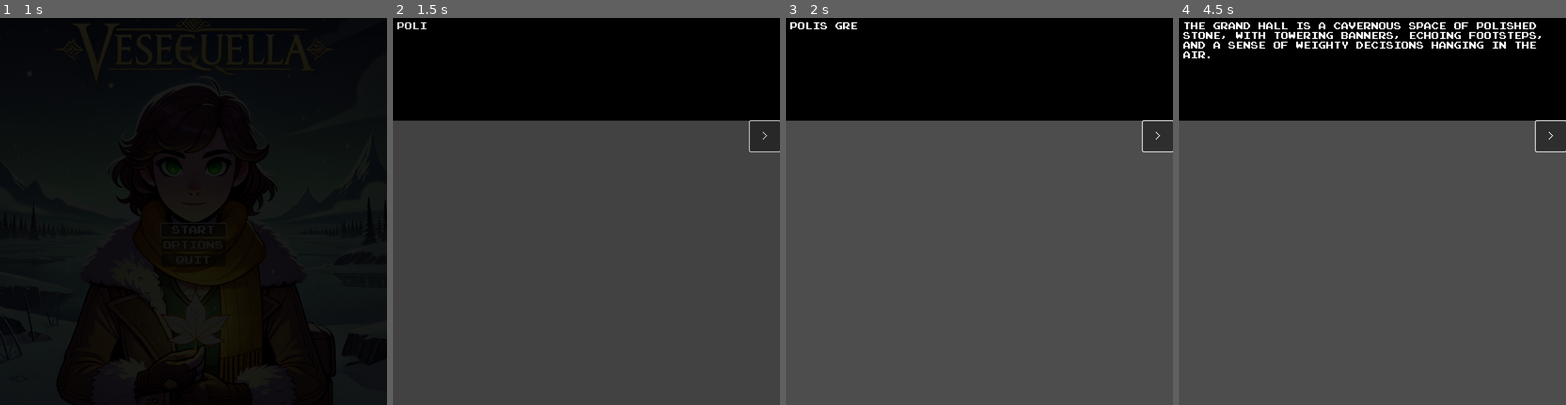
Above: before the commit, frames 1-4 (left to right).
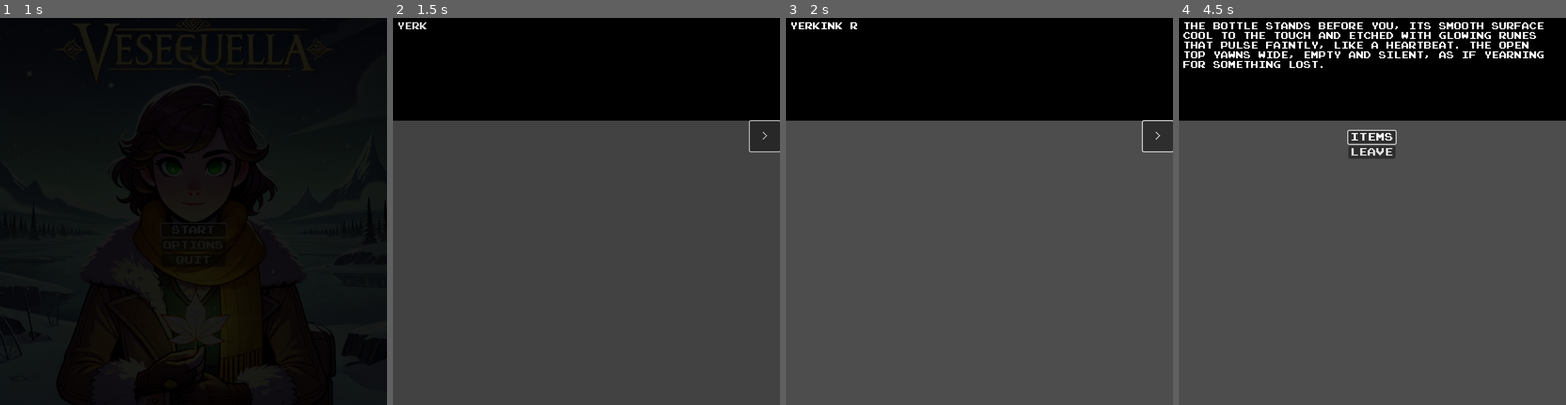
Above: after the commit, the same moments.

Repository: rodriguezric/vesequella
Game: Godot game, scene res://title.tscn
Two runs of this game, one before a commit and one after it. Both use one fixed random seed, a clock stepped at 60 frames per second and the inputs below.
Inputs (mouse positions are in pixels of both pictures, inside the frame that each line leads up to):
- Up to frame 1 (1 s): click "START" at 0.5 s
- Up to frame 2 (1.5 s): click ">" at 1.25 s
- Up to frame 3 (2 s): no input
- Up to frame 4 (4.5 s): click ">" at 2 s; click (1372, 130) at 2.75 s, where only the run after the commit has a clickable "BOTTLE"; click ">" at 3.5 s; tap Enter at 4.25, 4.35 s; move the mouse to (1457, 192) at 4.27 s; click (1457, 192) at 4.42 s

Frame 1 is identical in both runs. In frame 2, less than 0.1% of the frame differs, in the area x 1-9%, y 1-3%; in frame 3, 0.2%; in frame 4, 5.2%, in the area x 1-100%, y 1-37%.

Commit message:
122-yerkink-room

Diff:
--- a/game.gd
+++ b/game.gd
@@ -1,18 +1,20 @@
 extends Node2D
 
-enum SceneEnum {NONE, BATON_TOWN, POLIS_CITY}
+enum SceneEnum {NONE, BATON_TOWN, POLIS_CITY, YERKINK_VILLAGE}
 @export var debug_scene: SceneEnum
 var debug_scene_map = {
     SceneEnum.BATON_TOWN: baton_town_room,
     SceneEnum.POLIS_CITY: polis_city_room,
+    SceneEnum.YERKINK_VILLAGE: yerkink_village_room,
 }
 
 var rng = RandomNumberGenerator.new()
 
 @onready var baton_world_node: WorldNode = $World/Baton
 @onready var polis_world_node: WorldNode = $World/Polis
-
-func SWITCHES_DEFN(): pass
+@onready var yerkink_world_node: WorldNode = $World/Yerkink
+
+func SWITCHES(): pass
 var switches = {
     "baton_professor_quest_received": false,
     "baton_professor_quest_completed": false,
@@ -26,6 +28,10 @@
     "polis_pella_introduction": false,
     "polis_himar_introduction": false,
     "polis_himar_vanish": false,
+    "yerkink_rope_restored": false,
+    "yerkink_aman_introduction": false,
+    "yerkink_aris_introduction": false,
+    "yerkink_aris_given_token": false,
 }
 
 var names = {
@@ -112,7 +118,7 @@
     "'I hate the rain. It ruins my hair and makes the tavern smell like wet dog.'"
 ]
 
-func ITEMS_DEFN(): pass
+func ITEMS(): pass
 var potion = {
     "id": "potion",
     "name": "Potion",
@@ -637,8 +643,137 @@
                     text = pella_one_liners.pick_random()
                     await IO.scroll_text(text)
             elif person == "CANCEL":
-                break
+                pass
         elif menu_idx == 1:
             await IO.scroll_text("You leave the tavern.")
             polis_city_room()
             return
+
+func YERKINK_ROOMS(): pass
+func yerkink_village_room():
+    var menu_idx
+    var invn_idx
+
+    while true:
+        var text = "Yerkink rises from the desert sands, its Mystics moving like shadows beneath the sun, their faces wrapped in cloth, while the towering bottle at its center stands silent and still, its runes faintly glowing."
+        if switches.yerkink_rope_restored:
+            text = "Yerkink rises from the desert sands, its Mystics moving like shadows beneath the sun, their faces wrapped in cloth, as the glowing magic rope stretches skyward, a bridge to the city above the clouds."
+
+        menu_idx = await IO.menu(["BOTTLE", "STORE", "TAVERN", "LEAVE"], text)
+
+        if menu_idx == 0:
+            await IO.scroll_text("You approach the bottle.")
+            yerkink_bottle_room()
+            return
+        elif menu_idx == 1:
+            await IO.scroll_text("You enter the store.")
+            yerkink_store_room()
+            return
+        elif menu_idx == 2:
+            await IO.scroll_text("You enter the tavern.")
+            yerkink_tavern_room()
+            return
+        elif menu_idx == 3:
+            await IO.scroll_text("You leave the village.")
+            yerkink_world_node.run()
+            return
+
+func yerkink_bottle_room():
+    var menu_idx
+    var invn_idx
+
+
+    while true:
+        var text = "The bottle stands before you, its smooth surface cool to the touch and etched with glowing runes that pulse faintly, like a heartbeat. The open top yawns wide, empty and silent, as if yearning for something lost."
+        if switches.yerkink_rope_restored:
+            text = "The bottle thrums with a low, resonant energy, its runes blazing with light as the magic rope spirals upward from its open top, a luminous thread weaving into the heavens, alive with power."
+
+        menu_idx = await IO.menu(["ITEMS", "LEAVE"], text)
+        if menu_idx == 0:
+            invn_idx = await IO.show_inventory()
+            if invn_idx >= 0:
+                var item = CTX.inventory[invn_idx]
+                if item == rope:
+                    await IO.scroll_text("You restored the rope!")
+                    CTX.inventory.remove_at(invn_idx)
+                    switches.yerkink_rope_restored = true
+                elif item.use_function:
+                    await item.use_function.call()
+                else:
+                    await IO.scroll_text(item.description)
+        elif menu_idx == 1:
+            await IO.scroll_text("You step away from the bottle")
+            yerkink_village_room()
+            return
+
+func yerkink_store_room():
+    var menu_idx
+    var invn_idx
+    var shop_idx
+
+    while true:
+        var text = "The shop is a dim, sand-scented haven, its walls lined with shelves of ancient scrolls, their edges glowing faintly with runes that whisper of forgotten secrets."
+        menu_idx = await IO.menu(["BUY", "SELL", "LEAVE"], text)
+
+        if menu_idx == 0:
+            var shop_items = ["FOG SCROLL", "FLASH SCROLL", "WARP SCROLL"]
+            await IO.scroll_text("\"Take a look and see what you like.\"")
+            shop_idx = await IO.show_grid_menu(shop_items)
+
+            await IO.scroll_text("You chose %s, that costs %d, do you want to buy it?" % [shop_items[shop_idx], shop_idx])
+        if menu_idx == 1:
+            invn_idx = await IO.show_inventory()
+            if invn_idx >= 0:
+                await IO.scroll_text(CTX.inventory[invn_idx])
+        elif menu_idx == 2:
+            await IO.scroll_text("You leave the shop.")
+            polis_city_room()
+            return
+
+
+func yerkink_tavern_room():
+    var menu_idx
+    var invn_idx
+    var talk_idx
+    var text
+
+    while true:
+        text = "The tavern greets you with the warm glow of lanterns, the hum of murmured conversations, and the rich scent of spiced wine, a haven from the desert’s relentless sun."
+        menu_idx = await IO.menu(["TALK", "LEAVE"], text)
+
+        if menu_idx == 0:
+            var people = ["MYSTIC 1", "MYSTIC 2", "CANCEL"]
+
+            if switches.yerkink_aman_introduction:
+                people[0] = names.AMAN
+            if switches.yerkink_aris_introduction:
+                people[1] = names.ARIS
+
+            talk_idx = await IO.menu(people, "Who do you want to talk to?")
+            var person = people[talk_idx]
+
+            if person in ["MYSTIC 1", "AMAN"]:
+                await IO.scroll_text("AMAN")
+            elif person in ["MYSTIC 2", "ARIS"]:
+                if not switches.yerkink_aris_introduction:
+                    await IO.scroll_text("A middle-aged Mystic sits at a corner table, his robes dusty from the desert winds. His face is weathered but kind, and his eyes gleam with a quiet wisdom. A small, intricately carved spyglass rests on the table before him.")
+
+                if not switches.yerkink_aris_given_token:
+                    await IO.scroll_text("The Mystic looks up as you approach, his voice low and measured. 'Greetings, traveler. I am Aris. If thou seekest the truth hidden from mortal eyes, I can aid thee—but all things come at a cost.'")
+                    await IO.append_text("'Hast thou a token to offer?'", false)
+                    var choice_idx = await IO.menu(["YES", "NO"])
+                    if choice_idx == 0:
+                        if true:
+                            switches.yerkink_aris_given_token = true
+                            await IO.scroll_text("Aris nods approvingly as you hand over the token. 'A fair exchange,' he says, sliding the spyglass across the table. 'This artifact shall reveal what lies beyond the veil. Use it wisely, for not all truths are meant to be seen.'")
+                        else:
+                            await IO.scroll_text("Aris sighs softly, his expression sympathetic.")
+                            await IO.scroll_text("'Without a token, I cannot part with the spyglass. Seek one out, and return when thou art ready. The desert is generous to those who listen to its whispers.'")
+                    else:
+                        await IO.scroll_text("Aris tilts his head slightly, his expression unreadable. 'As thou wishest, traveler. But remember: the desert guards its secrets closely, and not all paths are open to those who hesitate.'")
+            elif person == "CANCEL":
+                pass
+        elif menu_idx == 1:
+            await IO.scroll_text("You leave the tavern.")
+            yerkink_village_room()
+            return
--- a/game.tscn
+++ b/game.tscn
@@ -5,7 +5,7 @@
 
 [node name="Game" type="Node2D"]
 script = ExtResource("1_smcu5")
-debug_scene = 2
+debug_scene = 3
 
 [node name="World" type="Node" parent="."]
 
@@ -126,7 +126,7 @@
 east_node = NodePath("../BN2")
 west_node = NodePath("../BW5")
 game_node = NodePath("../..")
-enter_function = "yerkink_enter_room"
+enter_function = "yerkink_village_room"
 
 [node name="Polis" type="Node" parent="World" node_paths=PackedStringArray("north_node", "east_node", "game_node")]
 script = ExtResource("2_114ai")
